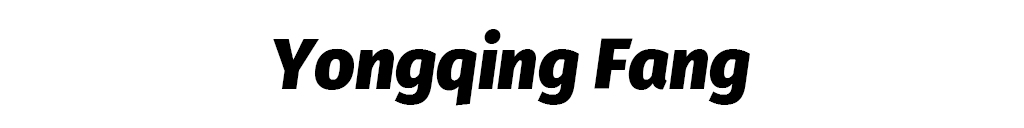
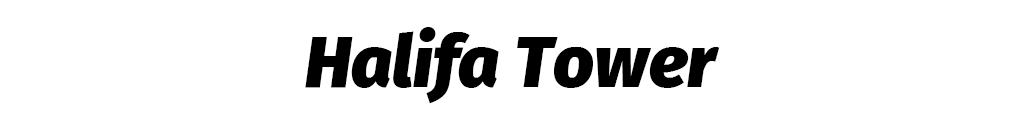
Revision of a layered w=1024, h=128 image; what changed, layer by layer:
renamed "Yongqing Fang" to "Halifa Tower", painted on it over box(273, 27, 750, 106)
